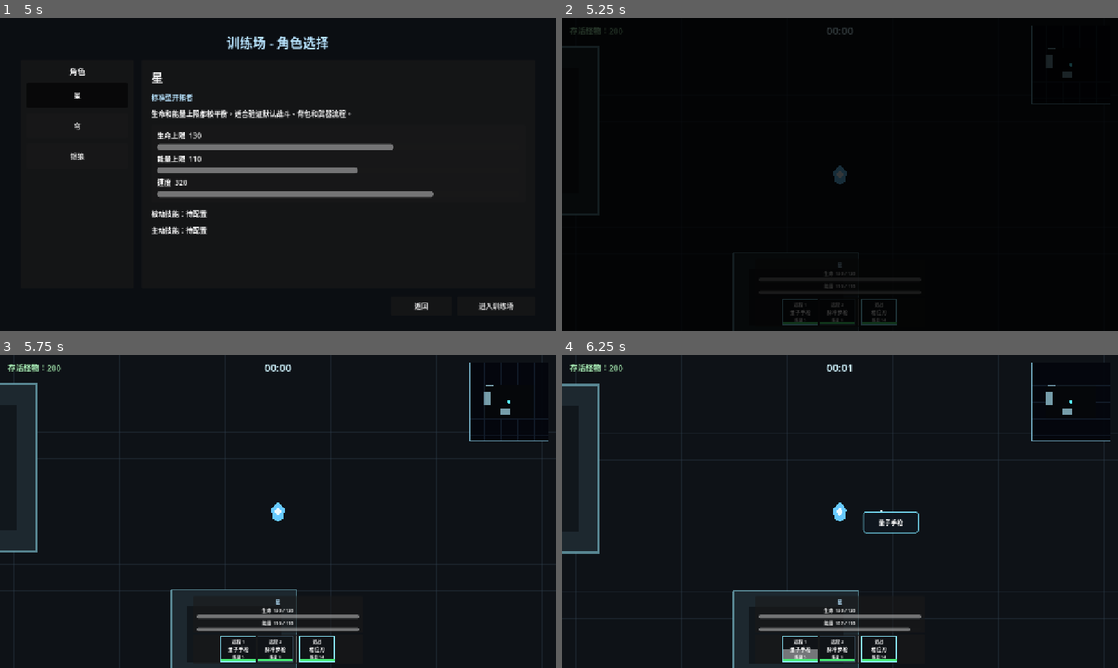
Above: before the commit, frames 1-4 (two rows, left to right).
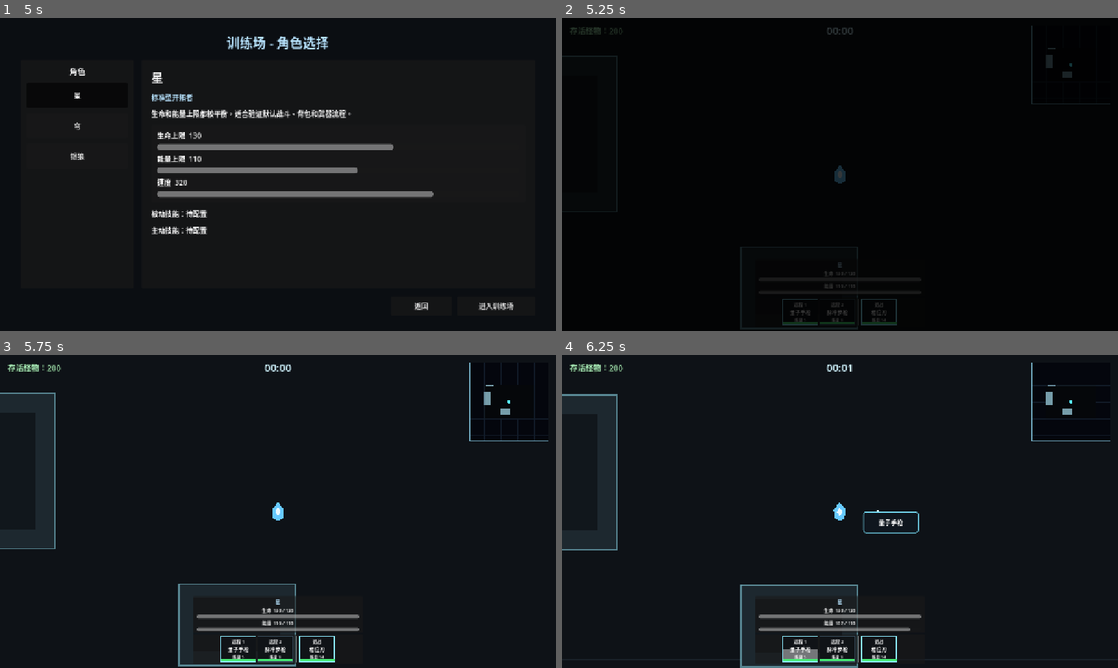
Above: after the commit, the same moments.

Repository: LisBam/StarHacker
Game: Godot game, scene res://scenes/ui/main_menu.tscn
The game is run twice, just before and just after one commit, with the same random seed, the same clock (stepped at 60 frames per second) and the same inputs.
Inputs (mouse positions are in pixels of both pictures, inside the frame that each line leads up to):
- Up to frame 1 (5 s): click "骇入" at 0.5 s; click "星" at 1.25 s; click "穹" at 2 s; click "银狼" at 2.75 s; click "返回" at 3.5 s; click "训练场" at 4.25 s
- Up to frame 2 (5.25 s): click "进入训练场" at 5 s
- Up to frame 3 (5.75 s): no input
- Up to frame 4 (6.25 s): tap Enter at 5.75 s; drag from (801, 649) to (862, 511) at 5.77 s

Frame 1 is identical in both runs. In frame 2, 0.4% of the frame differs, in the area x 0-54%, y 8-100%; in frame 3, 1.0%; in frame 4, 1.2%, in the area x 0-98%, y 9-100%.

Commit message:
1. 新增武器强化石分类   2. 新增装备强化石分类   3. 拆分强化石属性池   4. 限制强化石适用目标   5. 完善强化石存档兼容   6. 支持跨类型强化石升阶   7. 新增头部视野属性   8. 新增视野强化词条   9. 调整战斗相机视野   10. 完善强化石与装备文档
  1. 新增商店二手装备
  2. 新增装备随机耐久
  3. 新增装备随机强化
  4. 完善商店装备规则文档

  1. 修复隐藏菜单吞噬按键
  2. 恢复全局 ESC 操作

Diff:
--- a/data/equipment/basic_headgear.tres
+++ b/data/equipment/basic_headgear.tres
@@ -12,3 +12,4 @@
 defense_power = 8.0
 max_health = 12.0
 dodge_chance = 0.01
+vision_range = 0.08
--- a/scripts/components/equipment_component.gd
+++ b/scripts/components/equipment_component.gd
@@ -33,6 +33,10 @@
 var _stats_component: Node
 ## 玩家移动组件缓存；脚部装备变化时更新最大移速。
 var _movement_component: Node
+## 玩家战斗相机缓存；头部视野属性变化时调整相机缩放。
+var _combat_camera: Camera2D
+## 不含装备的基础相机缩放；默认进入场景时读取当前 Camera2D.zoom。
+var _base_camera_zoom: Vector2 = Vector2.ONE
 ## 不含装备的基础移速；默认 320，首次同步时从移动组件读取。
 var _base_move_speed: float = 320.0
 
@@ -45,8 +49,11 @@
 func _ready() -> void:
 	_stats_component = owner.get_node_or_null("StatsComponent") if owner != null else get_node_or_null("../StatsComponent")
 	_movement_component = owner.get_node_or_null("MovementComponent") if owner != null else get_node_or_null("../MovementComponent")
+	_combat_camera = owner.get_node_or_null("Camera2D") as Camera2D if owner != null else get_node_or_null("../Camera2D") as Camera2D
 	if _movement_component != null and _movement_component.has_method("get_max_speed"):
 		_base_move_speed = float(_movement_component.call("get_max_speed"))
+	if _combat_camera != null:
+		_base_camera_zoom = _combat_camera.zoom
 	_global_inventory = get_tree().root.get_node_or_null("GlobalInventory")
 	if _global_inventory != null and _global_inventory.has_method("get_ranged_equipment_resources"):
 		if _global_inventory.has_signal("equipment_changed"):
@@ -312,7 +319,7 @@
 
 func _apply_armor_attributes() -> void:
 	# 聚合属性；损坏装备不提供任何加成，避免零耐久仍持续生效。
-	var attributes: Dictionary = {"attack_power": 0.0, "defense_power": 0.0, "max_health": 0.0, "health_regeneration_per_five_seconds": 0.0, "dodge_chance": 0.0, "move_speed": 0.0, "critical_chance": 0.0, "critical_damage": 0.0}
+	var attributes: Dictionary = {"attack_power": 0.0, "defense_power": 0.0, "max_health": 0.0, "health_regeneration_per_five_seconds": 0.0, "dodge_chance": 0.0, "move_speed": 0.0, "vision_range": 0.0, "critical_chance": 0.0, "critical_damage": 0.0}
 	for armor_slot in ["head", "body", "legs", "feet"]:
 		var equipment_data: Resource = get_armor_equipment(armor_slot)
 		if equipment_data == null or (equipment_data.has_method("is_broken") and bool(equipment_data.call("is_broken"))):
@@ -324,6 +331,10 @@
 		_stats_component.call("apply_equipment_attributes", attributes)
 	if _movement_component != null and _movement_component.has_method("configure_max_speed"):
 		_movement_component.call("configure_max_speed", _base_move_speed * (1.0 + maxf(float(attributes.get("move_speed", 0.0)), 0.0)))
+	if _combat_camera != null:
+		# 相机缩放越小视野越广；按 1 + 视野百分比反比缩放，8% 视野对应缩放除以 1.08。
+		var vision_multiplier: float = 1.0 + maxf(float(attributes.get("vision_range", 0.0)), 0.0)
+		_combat_camera.zoom = _base_camera_zoom / vision_multiplier
 
 
 func _on_global_equipment_changed() -> void:
--- a/scripts/data/enhancement_rules.gd
+++ b/scripts/data/enhancement_rules.gd
@@ -66,7 +66,12 @@
 	"health_regeneration_per_five_seconds",
 	"dodge_chance",
 	"move_speed",
+	"vision_range",
 ]
+## 武器强化石属性池；只包含武器能够应用的属性。
+const WEAPON_STAT_KEYS: Array[String] = ["damage", "cooldown", "energy_cost", "projectile_speed", "bullet_range", "spread_degrees", "recoil_force", "front_recoil_force", "impact_force", "melee_active_duration", "critical_chance", "critical_damage"]
+## 装备强化石属性池；移速仅脚部可应用，视野仅头部可应用。
+const EQUIPMENT_STAT_KEYS: Array[String] = ["max_durability", "attack_power", "defense_power", "max_health", "health_regeneration_per_five_seconds", "dodge_chance", "move_speed", "vision_range", "critical_chance", "critical_damage"]
 ## 属性中文名称；键为统一属性名，值用于强化石、搜索、筛选和武器详情。
 const STAT_LABELS: Dictionary = {
 	"damage": "伤害",
@@ -88,6 +93,7 @@
 	"health_regeneration_per_five_seconds": "每5秒回血值",
 	"dodge_chance": "闪避率",
 	"move_speed": "移速",
+	"vision_range": "视野",
 }
 ## 每项属性的有利数值方向；1 表示数值增加是强化，-1 表示数值减少是强化。
 const BENEFICIAL_DIRECTIONS: Dictionary = {
@@ -110,6 +116,7 @@
 	"health_regeneration_per_five_seconds": 1,
 	"dodge_chance": 1,
 	"move_speed": 1,
+	"vision_range": 1,
 }
 
 
--- a/scripts/data/enhancement_stone_data.gd
+++ b/scripts/data/enhancement_stone_data.gd
@@ -10,6 +10,8 @@
 @export var item_kind: String = "enhancement_stone"
 ## 强化石品质标识；取值为 low、medium、high 或 supreme，默认 low 用于旧存档迁移。
 @export_enum("low", "medium", "high", "supreme") var quality_id: String = EnhancementRules.QUALITY_LOW
+## 强化石适用类型；weapon 只能强化武器，equipment 只能强化装备。
+@export_enum("weapon", "equipment") var target_kind: String = "weapon"
 ## 强化石显示名称；默认“强化石”，随机生成时会按词条数量补充品质描述。
 @export var display_name: String = "强化石"
 ## 强化石说明；默认说明属性方向词条用途，运行时通常不动态修改。
@@ -38,6 +40,7 @@
 	var signature_parts: PackedStringArray = PackedStringArray()
 	# 品质签名片段；同词条但不同品质不会合并，避免显示名称和价值丢失。
 	signature_parts.append("quality=%s" % get_resolved_quality_id())
+	signature_parts.append("target=%s" % get_resolved_target_kind())
 	for modifier_key in sorted_keys:
 		# 词条百分比；按 0.01 精度序列化，只有品质、属性和数值都一致时才能堆叠。
 		var modifier_ratio: float = float(normalized_modifiers.get(modifier_key, 0.0))
@@ -53,6 +56,10 @@
 func can_apply_to_weapon(weapon_data: Resource) -> bool:
 	if weapon_data == null:
 		return false
+	# 适用类型；武器强化石与装备强化石不能跨类型使用。
+	var target_is_equipment: bool = str(weapon_data.get("item_kind")) == "equipment"
+	if (get_resolved_target_kind() == "equipment") != target_is_equipment:
+		return false
 	if weapon_data.has_method("can_apply_enhancement"):
 		return bool(weapon_data.call("can_apply_enhancement", get_normalized_modifiers()))
 	return not get_normalized_modifiers().is_empty() and not str(weapon_data.get("weapon_type")).is_empty()
@@ -64,6 +71,10 @@
 
 func get_resolved_quality_id() -> String:
 	return quality_id if quality_id in EnhancementRules.QUALITY_ORDER else EnhancementRules.QUALITY_LOW
+
+
+func get_resolved_target_kind() -> String:
+	return target_kind if target_kind in ["weapon", "equipment"] else "weapon"
 
 
 func create_upgraded_copy() -> EnhancementStoneData:
@@ -76,7 +87,7 @@
 	if upgraded_stone == null:
 		return null
 	upgraded_stone.quality_id = next_quality_id
-	upgraded_stone.display_name = EnhancementRules.get_quality_display_name(next_quality_id)
+	upgraded_stone.display_name = _build_display_name(next_quality_id, upgraded_stone.get_resolved_target_kind())
 	return upgraded_stone
 
 
@@ -105,7 +116,7 @@
 	return "%s（%s）" % [display_name, " ".join(preview_labels)]
 
 
-static func create_random(random_source: RandomNumberGenerator, minimum_modifier_count: int = 1, maximum_modifier_count: int = 3, detrimental_modifier_chance: float = 0.28, base_sell_price: int = 30) -> EnhancementStoneData:
+static func create_random(random_source: RandomNumberGenerator, minimum_modifier_count: int = 1, maximum_modifier_count: int = 3, detrimental_modifier_chance: float = 0.28, base_sell_price: int = 30, requested_target_kind: String = "") -> EnhancementStoneData:
 	if random_source == null:
 		return null
 	# 兼容参数快照；保留旧调用签名以避免扩展脚本失效，当前词条数和削弱概率完全由品质规则决定。
@@ -126,7 +137,10 @@
 	var rolled_detrimental: bool = random_source.randf() < float(quality_config.get("detrimental_chance", 0.0))
 	modifier_count = clampi(1 + (1 if rolled_extra_beneficial else 0) + (1 if rolled_detrimental else 0), resolved_minimum_count, resolved_maximum_count)
 	# 随机属性顺序；先洗牌再截取，保证同一颗强化石不会出现重复属性。
-	var shuffled_stats: Array[String] = EnhancementRules.STAT_KEYS.duplicate()
+	# 适用类型；未指定时武器石与装备石等概率生成。
+	var generated_target_kind: String = requested_target_kind if requested_target_kind in ["weapon", "equipment"] else ("weapon" if random_source.randf() < 0.5 else "equipment")
+	# 对应属性池；不会生成另一类型的无效属性。
+	var shuffled_stats: Array[String] = (EnhancementRules.WEAPON_STAT_KEYS if generated_target_kind == "weapon" else EnhancementRules.EQUIPMENT_STAT_KEYS).duplicate()
 	for stat_index in range(shuffled_stats.size() - 1, 0, -1):
 		# 交换下标；Fisher-Yates 洗牌保证每种属性组合概率一致。
 		var swap_index: int = random_source.randi_range(0, stat_index)
@@ -159,10 +173,16 @@
 	# 强化石资源；名称保持统一以提升同类识别，售价按词条数量线性增长。
 	var enhancement_stone: EnhancementStoneData = EnhancementStoneData.new()
 	enhancement_stone.quality_id = generated_quality_id
-	enhancement_stone.display_name = EnhancementRules.get_quality_display_name(generated_quality_id)
+	enhancement_stone.target_kind = generated_target_kind
+	enhancement_stone.display_name = _build_display_name(generated_quality_id, generated_target_kind)
+	enhancement_stone.description = "用于强化%s，属性方向会永久累计到对应目标。" % ("装备" if generated_target_kind == "equipment" else "武器")
 	enhancement_stone.sell_price = maxi(base_sell_price * modifier_count, 0)
 	enhancement_stone.modifiers = generated_modifiers
 	return enhancement_stone
+
+
+static func _build_display_name(quality: String, stone_target_kind: String) -> String:
+	return "%s%s强化石" % [EnhancementRules.get_quality_display_name(quality).trim_suffix("强化石"), "装备" if stone_target_kind == "equipment" else "武器"]
 
 
 func _append_modifier_tokens(target_tokens: PackedStringArray, normalized_modifiers: Dictionary, beneficial: bool) -> void:
--- a/scripts/data/equipment_data.gd
+++ b/scripts/data/equipment_data.gd
@@ -34,6 +34,8 @@
 @export_range(0.0, 1.0, 0.01) var dodge_chance: float = 0.0
 ## 移速加成比例；使用 0 到 1 小数，默认 0，仅脚部装备支持，0.06 表示提高 6%。
 @export_range(0.0, 10.0, 0.01, "or_greater") var move_speed: float = 0.0
+## 视野加成比例；使用 0 到 1 小数，默认 0，仅头部装备支持，数值越高相机视野越广。
+@export_range(0.0, 10.0, 0.01, "or_greater") var vision_range: float = 0.0
 ## 暴击率加成；使用 0 到 1 小数，默认 0，装备有效时与武器暴击率相加。
 @export_range(0.0, 1.0, 0.01) var critical_chance: float = 0.0
 ## 暴击伤害倍率增量；默认 0，0.1 表示在基础 150% 上增加 10 个百分点。
@@ -45,6 +47,8 @@
 const COMMON_ENHANCEMENT_STATS: Array[String] = ["max_durability", "attack_power", "defense_power", "max_health", "health_regeneration_per_five_seconds", "dodge_chance", "critical_chance", "critical_damage"]
 ## 脚部专属强化属性；其他部位不会消费该词条。
 const FEET_ENHANCEMENT_STATS: Array[String] = ["move_speed"]
+## 头部专属强化属性；其他部位不会消费视野词条。
+const HEAD_ENHANCEMENT_STATS: Array[String] = ["vision_range"]
 
 
 func get_base_stat(stat_name: String) -> float:
@@ -115,4 +119,4 @@
 
 
 func _is_stat_supported(stat_name: String) -> bool:
-	return stat_name in COMMON_ENHANCEMENT_STATS or (equipment_slot == "feet" and stat_name in FEET_ENHANCEMENT_STATS)
+	return stat_name in COMMON_ENHANCEMENT_STATS or (equipment_slot == "feet" and stat_name in FEET_ENHANCEMENT_STATS) or (equipment_slot == "head" and stat_name in HEAD_ENHANCEMENT_STATS)
--- a/scripts/game/global_inventory.gd
+++ b/scripts/game/global_inventory.gd
@@ -746,6 +746,8 @@
 	}
 	if not _is_enhancement_stone(stone_resource) or not (_is_weapon_resource(weapon_resource) or _is_equipment_resource(weapon_resource)):
 		return failed_result
+	if stone_resource.has_method("can_apply_to_weapon") and not bool(stone_resource.call("can_apply_to_weapon", weapon_resource)):
+		return failed_result
 	# 强化石来源索引；仅允许消费仓库或背包内仍由玩家持有的资源。
 	var stone_record_index: int = _find_storage_record_index(source_location, stone_resource)
 	# 强化石来源记录数组；非法位置返回空数组并拒绝消费。
@@ -1877,6 +1879,7 @@
 		# 强化石品质；版本 4 起与实际百分比一起保存，旧存档读取时回退为低级。
 		# 方向化存档补充：当前版本只保存品质、属性和方向，旧百分比读取后会归一化为 +/-1。
 		serialized_record["quality_id"] = str(item_resource.get("quality_id"))
+		serialized_record["target_kind"] = str(item_resource.get("target_kind"))
 		serialized_record["display_name"] = str(item_resource.get("display_name"))
 		serialized_record["description"] = str(item_resource.get("description"))
 		serialized_record["icon_text"] = str(item_resource.get("icon_text"))
@@ -1917,9 +1920,10 @@
 		# 强化石资源；由存档字段直接重建，避免依赖项目内固定 tres 模板。
 		var enhancement_stone: EnhancementStoneData = EnhancementStoneData.new()
 		enhancement_stone.quality_id = str(serialized_record.get("quality_id", EnhancementRules.QUALITY_LOW))
+		enhancement_stone.target_kind = str(serialized_record.get("target_kind", "weapon"))
 		# 恢复显示名称；旧存档的通用“强化石”自动升级为对应品质名称。
 		var saved_display_name: String = str(serialized_record.get("display_name", ""))
-		enhancement_stone.display_name = EnhancementRules.get_quality_display_name(enhancement_stone.quality_id) if saved_display_name.is_empty() or saved_display_name in ["强化石", "低级强化石"] else saved_display_name
+		enhancement_stone.display_name = EnhancementStoneData._build_display_name(enhancement_stone.quality_id, enhancement_stone.get_resolved_target_kind()) if saved_display_name.is_empty() or not ("武器强化石" in saved_display_name or "装备强化石" in saved_display_name) else saved_display_name
 		enhancement_stone.description = str(serialized_record.get("description", enhancement_stone.description))
 		enhancement_stone.icon_text = str(serialized_record.get("icon_text", enhancement_stone.icon_text))
 		enhancement_stone.sell_price = maxi(int(serialized_record.get("sell_price", 0)), 0)
--- a/scripts/game/shop_service.gd
+++ b/scripts/game/shop_service.gd
@@ -258,7 +258,11 @@
 		return null
 	# 装备商品；深拷贝保证购买后的耐久和强化不会污染模板或其他商品。
 	var equipment_template: Resource = load(resource_path) as Resource
-	return equipment_template.duplicate(true) as Resource if equipment_template != null else null
+	var equipment_resource: Resource = equipment_template.duplicate(true) as Resource if equipment_template != null else null
+	if equipment_resource != null and _random.randf() < second_hand_firearm_chance:
+		# 二手装备；与远程武器使用相同概率、耐久区间和历史强化次数规则。
+		_apply_second_hand_state(equipment_resource)
+	return equipment_resource
 
 
 func _apply_second_hand_state(weapon_resource: Resource) -> void:
@@ -296,7 +300,9 @@
 func _apply_random_compatible_enhancement(weapon_resource: Resource) -> bool:
 	for _attempt_index in range(maxi(second_hand_stone_compatibility_attempts, 1)):
 		# 历史强化石；品质、属性和方向与正常掉落一致，但不会进入玩家库存。
-		var enhancement_stone: EnhancementStoneData = EnhancementStoneData.create_random(_random, STONE_MINIMUM_MODIFIER_COUNT, STONE_MAXIMUM_MODIFIER_COUNT, STONE_DETRIMENTAL_CHANCE, STONE_BASE_SELL_PRICE)
+		# 适用类型；装备商品固定使用装备强化石，武器商品固定使用武器强化石。
+		var target_kind: String = "equipment" if str(weapon_resource.get("item_kind")) == "equipment" else "weapon"
+		var enhancement_stone: EnhancementStoneData = EnhancementStoneData.create_random(_random, STONE_MINIMUM_MODIFIER_COUNT, STONE_MAXIMUM_MODIFIER_COUNT, STONE_DETRIMENTAL_CHANCE, STONE_BASE_SELL_PRICE, target_kind)
 		if enhancement_stone == null or not enhancement_stone.can_apply_to_weapon(weapon_resource):
 			continue
 		# 延迟实际倍率；按品质逐条生成百分比，与玩家在锻造中消耗强化石使用同一规则。
--- a/scripts/ui/developer_menu.gd
+++ b/scripts/ui/developer_menu.gd
@@ -393,9 +393,12 @@
 
 
 func _unhandled_key_input(event: InputEvent) -> void:
+	# 隐藏菜单不得拦截 ESC，否则暂停菜单、仓库、背包和设置界面无法收到关闭输入。
+	if not is_visible_in_tree():
+		return
 	# ESC 关闭开发者菜单；仅处理按下且非重复事件，防止一次长按连续触发。
 	if event is InputEventKey:
 		var key_event: InputEventKey = event as InputEventKey
-		if key_event.pressed and not key_event.echo and key_event.keycode == KEY_ESCAPE:
+		if key_event.pressed and not key_event.echo and (key_event.keycode == KEY_ESCAPE or key_event.physical_keycode == KEY_ESCAPE):
 			closed.emit()
 			get_viewport().set_input_as_handled()
--- a/scripts/ui/item_detail_formatter.gd
+++ b/scripts/ui/item_detail_formatter.gd
@@ -105,13 +105,13 @@
 
 static func _append_equipment_lines(detail_lines: Array[String], item_resource: Resource) -> void:
 	# 装备属性顺序；与强化规则和玩家属性聚合保持一致。
-	var stat_names: Array[String] = ["max_durability", "attack_power", "defense_power", "max_health", "health_regeneration_per_five_seconds", "dodge_chance", "move_speed", "critical_chance", "critical_damage"]
+	var stat_names: Array[String] = ["max_durability", "attack_power", "defense_power", "max_health", "health_regeneration_per_five_seconds", "dodge_chance", "move_speed", "vision_range", "critical_chance", "critical_damage"]
 	detail_lines.append("[b]装备属性[/b]")
 	for stat_name in stat_names:
 		var value: float = float(item_resource.call("get_effective_stat", stat_name)) if item_resource.has_method("get_effective_stat") else float(item_resource.get(stat_name))
 		if value <= 0.0:
 			continue
-		var value_text: String = "%.0f%%" % (value * 100.0) if stat_name in ["dodge_chance", "move_speed", "critical_chance", "critical_damage"] else ("%.1f" % value)
+		var value_text: String = "%.0f%%" % (value * 100.0) if stat_name in ["dodge_chance", "move_speed", "vision_range", "critical_chance", "critical_damage"] else ("%.1f" % value)
 		detail_lines.append("%s：%s" % [EnhancementRules.get_stat_label(stat_name), value_text])
 
 
Not shown, changed: docs/game_framework.md
Not shown, changed: docs/游戏机制与玩法内容.md
